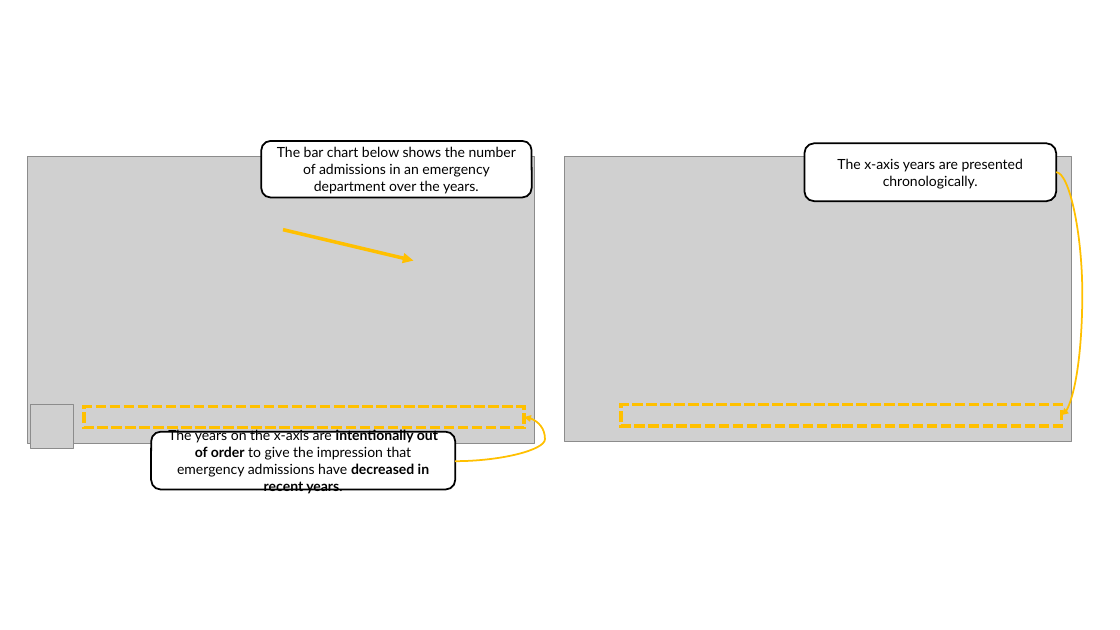
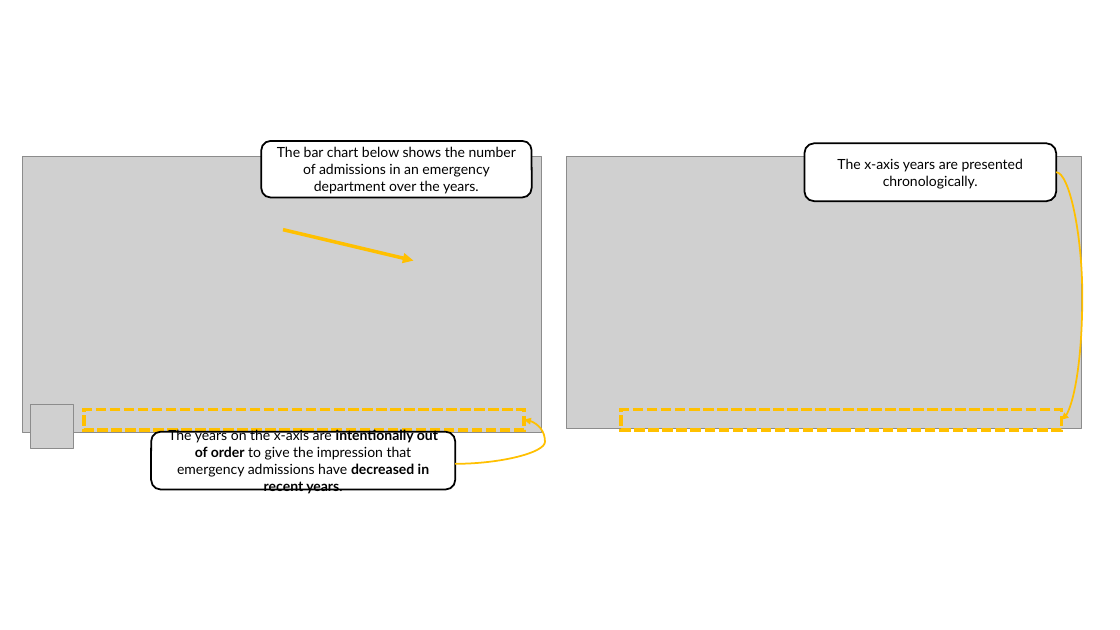
Before and after one commit to marianast97/VisualizationLiteracy, a slide deck: slide 154 of LearningContent/LearningContent.pptx. Drawn at 1120x630 pixels with LibreOffice and Linux fonts; fonts in the diff are those of the drawing; grey boxes stand for pictures. Boxes give left, top, right and bottom in pixels: in the first picture for what was removed or moved away, otherwise in the second. Text is boxed around its words. In the diff, an @@ line names an element or a change of style, - is before the commit and + after.

```diff
--- a/LearningContent/LearningContent.pptx
+++ b/LearningContent/LearningContent.pptx
@@ picture: place and size @@
-picture at [28, 156, 534, 444]
+picture at [22, 156, 541, 433]
@@ picture: place and size @@
-picture at [565, 156, 1071, 442]
+picture at [566, 156, 1081, 429]
@@ curved arrow moved from (1056, 172) - (1062, 415) to (1056, 172) - (1062, 420) @@
@@ rectangle: place and size @@
-rectangle at [621, 404, 1061, 426]
+rectangle at [621, 409, 1061, 429]
@@ curved arrow (455, 464) - (524, 420): route changed @@
```
Also in this commit, not shown: 5 other slides changed, 1 slide added, 1 slide removed, 11 other files.
